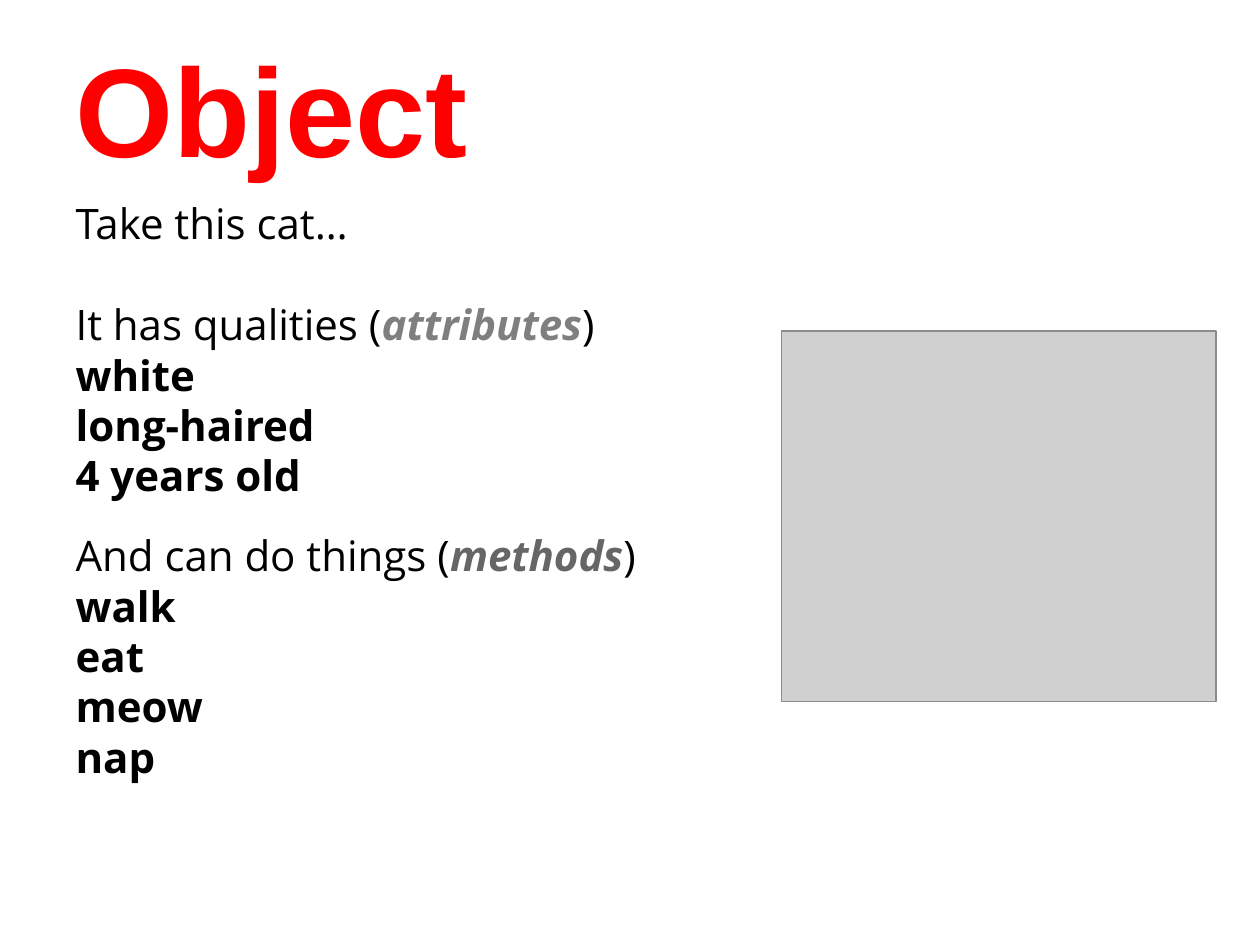
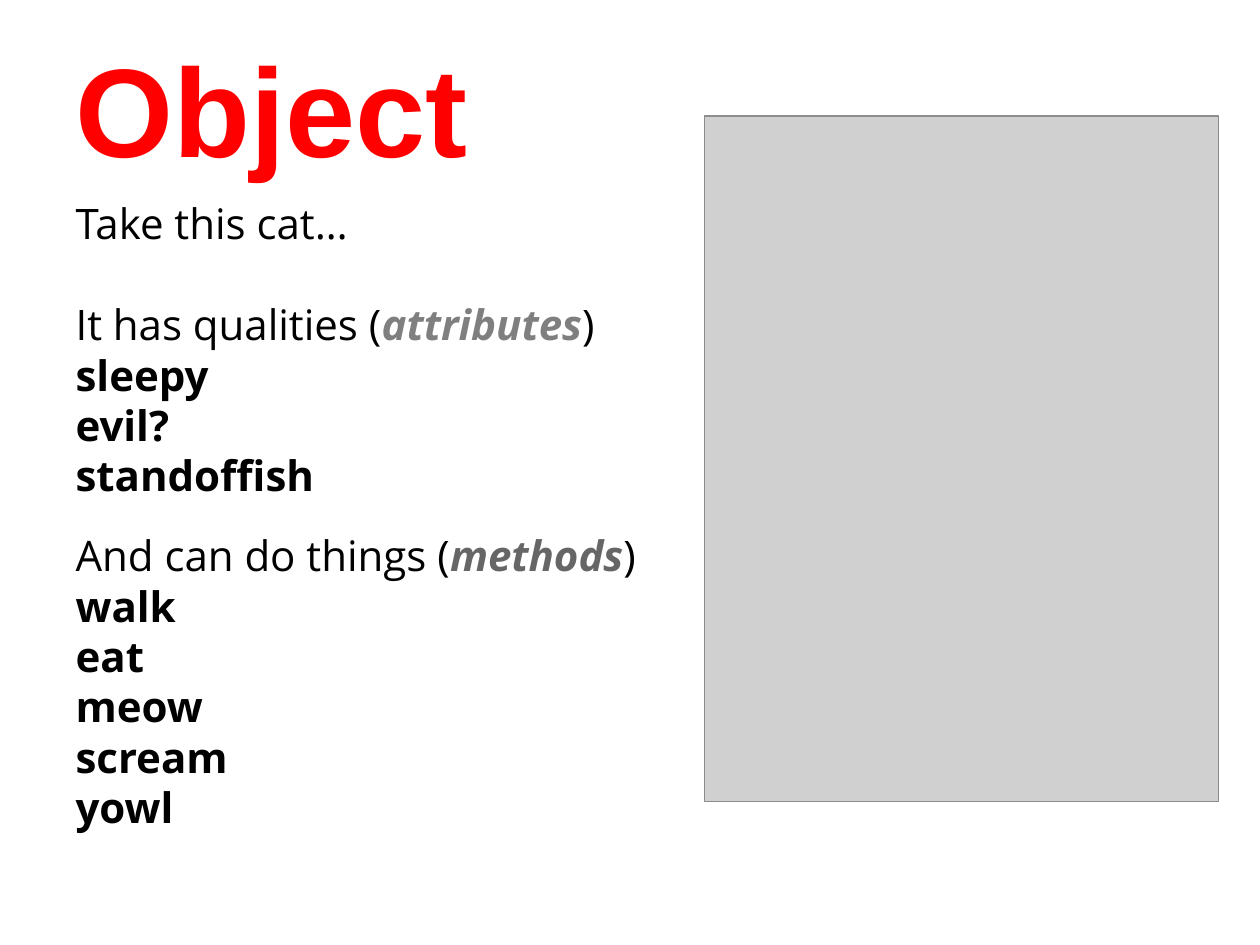
Before and after one commit to humanitiesprogramming/slides, a slide deck: slide 9 of 2017/python/Python Programming Concepts III.pptx. Drawn at 1260x945 pixels with LibreOffice and Linux fonts; fonts in the diff are those of the drawing; grey boxes stand for pictures. Boxes give left, top, right and bottom in pixels: in the first picture for what was removed or moved away, otherwise in the second. Text is boxed around its words. In the diff, an @@ line names an element or a change of style, - is before the commit and + after.

```diff
--- a/2017/python/Python Programming Concepts III.pptx
+++ b/2017/python/Python Programming Concepts III.pptx
@@ picture added at [704, 116, 1218, 801] @@
@@ text at [76, 359, 314, 492]: text changed @@
-white
-long-haired
-4 years old
+sleepy
+evil?
+standoffish
@@ picture removed at [781, 331, 1216, 702] @@
@@ text at [76, 749, 228, 833]: text changed @@
-nap
+scream
+yowl
```
Also in this commit, not shown: 2 other slides changed.
